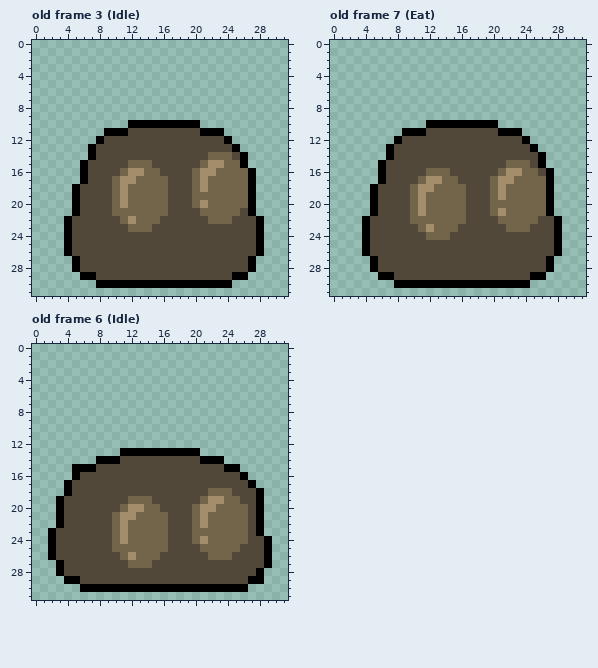
File history of a pixel-art file, images/baseSprites/slime.aseprite. The first picture shows the starting point.
32x32 pixels, 13 frames. Shown: old frame 3 (Idle), old frame 7 (Eat), old frame 6 (Idle). The commit also changed other frames, which this record leaves out.
After:
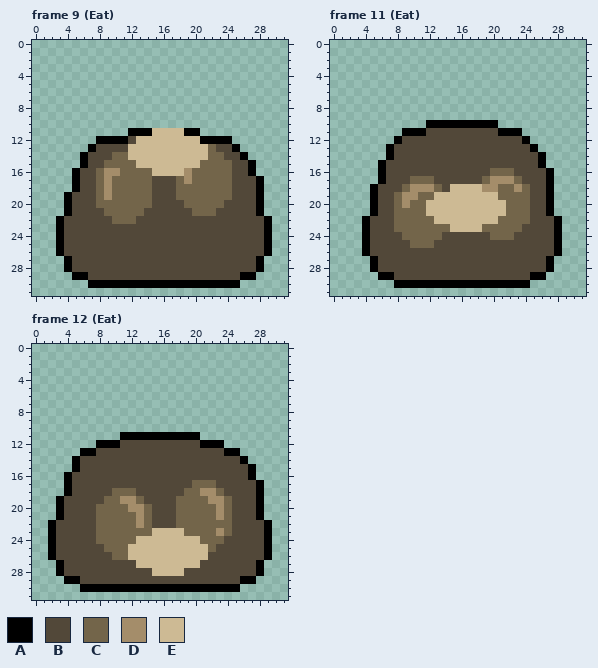
Palette (. is transparent): A #000000  B #524839  C #73654a  D #a48d6a  E #cdba94
A new or re-ordered frame is compared with the old frame closest to it.
The exact change:
frames 13 -> 37
layer "Food" added
--- frame 9 (Eat) is new; against old frame 3 (Idle), layers "Food", "Eyes", "Body"
@@ x 0..31 @@
  9 ................................
-10 ............AAAAAAAAA...........
-11 .........AAABBBBBBBBBAAA........
-12 ........ABBBBBBBBBBBBBBBA.......
-13 .......ABBBBBBBBBBBBBBBBBA......
-14 .......ABBBBBBBBBBBBBBCCCBA.....
-15 ......ABBBBBCCCBBBBBBCDDCCA.....
-16 ......ABBBBCDDCCBBBBCDDCCCCA....
-17 ......ABBBCDDCCCCBBBCDCCCCCA....
-18 .....ABBBBCDCCCCCBBBCDCCCCCA....
-19 .....ABBBBCDCCCCCBBBCCCCCCCA....
-20 .....ABBBBCDCCCCCBBBCDCCCCCA....
-21 .....ABBBBCCCCCCCBBBBCCCCCBA....
-22 ....ABBBBBBCDCCCBBBBBBCCCBBBA...
-23 ....ABBBBBBBCCCBBBBBBBBBBBBBA...
-24 ....ABBBBBBBBBBBBBBBBBBBBBBBA...
-25 ....ABBBBBBBBBBBBBBBBBBBBBBBA...
-26 ....ABBBBBBBBBBBBBBBBBBBBBBBA...
-27 .....ABBBBBBBBBBBBBBBBBBBBBA....
-28 .....ABBBBBBBBBBBBBBBBBBBBBA....
-29 ......AABBBBBBBBBBBBBBBBBAA.....
-30 ........AAAAAAAAAAAAAAAAA.......
+10 ................................
+11 ............AAAEEEEAA...........
+12 ........AAAABEEEEEEEEAAAA.......
+13 .......ABBBBEEEEEEEEEECBBA......
+14 ......ABBBCCEEEEEEEEEECCBBA.....
+15 ......ABBCCCCEEEEEEEECCCCBBA....
+16 .....ABBCDDCCCCEEEEDCCCCCBBA....
+17 .....ABBCDCCCCCBBBCDCCCCCBBBA...
+18 .....ABBCDCCCCCBBBCCCCCCCBBBA...
+19 ....ABBBCDCCCCCBBBCCCCCCCBBBA...
+20 ....ABBBCCCCCCCBBBBCCCCCBBBBA...
+21 ....ABBBBCCCCCBBBBBBCCCBBBBBA...
+22 ...ABBBBBBCCCBBBBBBBBBBBBBBBBA..
+23 ...ABBBBBBBBBBBBBBBBBBBBBBBBBA..
+24 ...ABBBBBBBBBBBBBBBBBBBBBBBBBA..
+25 ...ABBBBBBBBBBBBBBBBBBBBBBBBBA..
+26 ...ABBBBBBBBBBBBBBBBBBBBBBBBBA..
+27 ....ABBBBBBBBBBBBBBBBBBBBBBBA...
+28 ....ABBBBBBBBBBBBBBBBBBBBBBBA...
+29 .....AABBBBBBBBBBBBBBBBBBBAA....
+30 .......AAAAAAAAAAAAAAAAAAA......
 31 ................................
--- frame 11 (Eat) is new; against old frame 7 (Eat), layers "Food", "Eyes"
@@ x 0..31 @@
 14 .......ABBBBBBBBBBBBBBBBBBA.....
-15 ......ABBBBBBBBBBBBBBBCCCBA.....
-16 ......ABBBBBCCCBBBBBBCDDCCBA....
-17 ......ABBBBCDDCCBBBBCDDCCCCA....
-18 .....ABBBBCDDCCCCBBBCDCCCCCA....
-19 .....ABBBBCDCCCCCBBBCDCCCCCA....
-20 .....ABBBBCDCCCCCBBBCCCCCCCA....
-21 .....ABBBBCDCCCCCBBBCDCCCCCA....
-22 ....ABBBBBCCCCCCCBBBBCCCCCBBA...
-23 ....ABBBBBBCDCCCBBBBBBCCCBBBA...
-24 ....ABBBBBBBCCCBBBBBBBBBBBBBA...
-25 ....ABBBBBBBBBBBBBBBBBBBBBBBA...
+15 ......ABBBBBBBBBBBBBBBBBBBA.....
+16 ......ABBBBBBBBBBBBBCCCBBBBA....
+17 ......ABBBCCCBBBBBBCDDDCBBBA....
+18 .....ABBBCDDDCBEEEEDDCCDCBBA....
+19 .....ABBCDDCCEEEEEEEECCCCBBA....
+20 .....ABBCDCCEEEEEEEEEECCCBBA....
+21 .....ABBCCCCEEEEEEEEEECCCBBA....
+22 ....ABBBCCCCCEEEEEEEECCCCBBBA...
+23 ....ABBBCCCCCCCEEEECCCCCBBBBA...
+24 ....ABBBBCCCCCBBBBBBCCCBBBBBA...
+25 ....ABBBBBCCCBBBBBBBBBBBBBBBA...
 26 ....ABBBBBBBBBBBBBBBBBBBBBBBA...
--- frame 12 (Eat) is new; against old frame 6 (Idle), layers "Food", "Eyes", "Body"
@@ x 0..31 @@
 10 ................................
-11 ................................
-12 ................................
-13 ...........AAAAAAAAAA...........
-14 ........AAABBBBBBBBBBAAA........
-15 .....AAABBBBBBBBBBBBBBBBAA......
-16 .....ABBBBBBBBBBBBBBBBBBBBA.....
-17 ....ABBBBBBBBBBBBBBBBBBBBBBA....
-18 ....ABBBBBBBBBBBBBBBBBCCCBBBA...
-19 ...ABBBBBBBBCCCBBBBBBCDDCCBBA...
-20 ...ABBBBBBBCDDCCBBBBCDDCCCCBA...
-21 ...ABBBBBBCDDCCCCBBBCDCCCCCBA...
-22 ...ABBBBBBCDCCCCCBBBCDCCCCCBA...
-23 ..ABBBBBBBCDCCCCCBBBCCCCCCCBA...
-24 ..ABBBBBBBCDCCCCCBBBCDCCCCCBBA..
-25 ..ABBBBBBBCCCCCCCBBBBCCCCCBBBA..
-26 ..ABBBBBBBBCDCCCBBBBBBCCCBBBBA..
-27 ...ABBBBBBBBCCCBBBBBBBBBBBBBBA..
-28 ...ABBBBBBBBBBBBBBBBBBBBBBBBA...
-29 ....AABBBBBBBBBBBBBBBBBBBBBAA...
-30 ......AAAAAAAAAAAAAAAAAAAAA.....
+11 ...........AAAAAAAAAA...........
+12 ........AAABBBBBBBBBBAAA........
+13 ......AABBBBBBBBBBBBBBBBAA......
+14 .....ABBBBBBBBBBBBBBBBBBBBA.....
+15 .....ABBBBBBBBBBBBBBBBBBBBBA....
+16 ....ABBBBBBBBBBBBBBBBBBBBBBA....
+17 ....ABBBBBBBBBBBBBBBCCCBBBBBA...
+18 ....ABBBBBCCCBBBBBBCCDDCBBBBA...
+19 ...ABBBBBCCDDCBBBBCCCCDDCBBBA...
+20 ...ABBBBCCCCDDCBBBCCCCCDCBBBA...
+21 ...ABBBBCCCCCDCBBBCCCCCDCBBBA...
+22 ..ABBBBBCCCCCDCBBBCCCCCCCBBBBA..
+23 ..ABBBBBCCCCCCCEEEECCCCDCBBBBA..
+24 ..ABBBBBCCCCCEEEEEEEECCCBBBBBA..
+25 ..ABBBBBBCCCEEEEEEEEEECBBBBBBA..
+26 ..ABBBBBBBCCEEEEEEEEEEBBBBBBBA..
+27 ...ABBBBBBBBBEEEEEEEEBBBBBBBA...
+28 ...ABBBBBBBBBBBEEEEBBBBBBBBBA...
+29 ....AABBBBBBBBBBBBBBBBBBBBAA....
+30 ......AAAAAAAAAAAAAAAAAAAA......
 31 ................................
